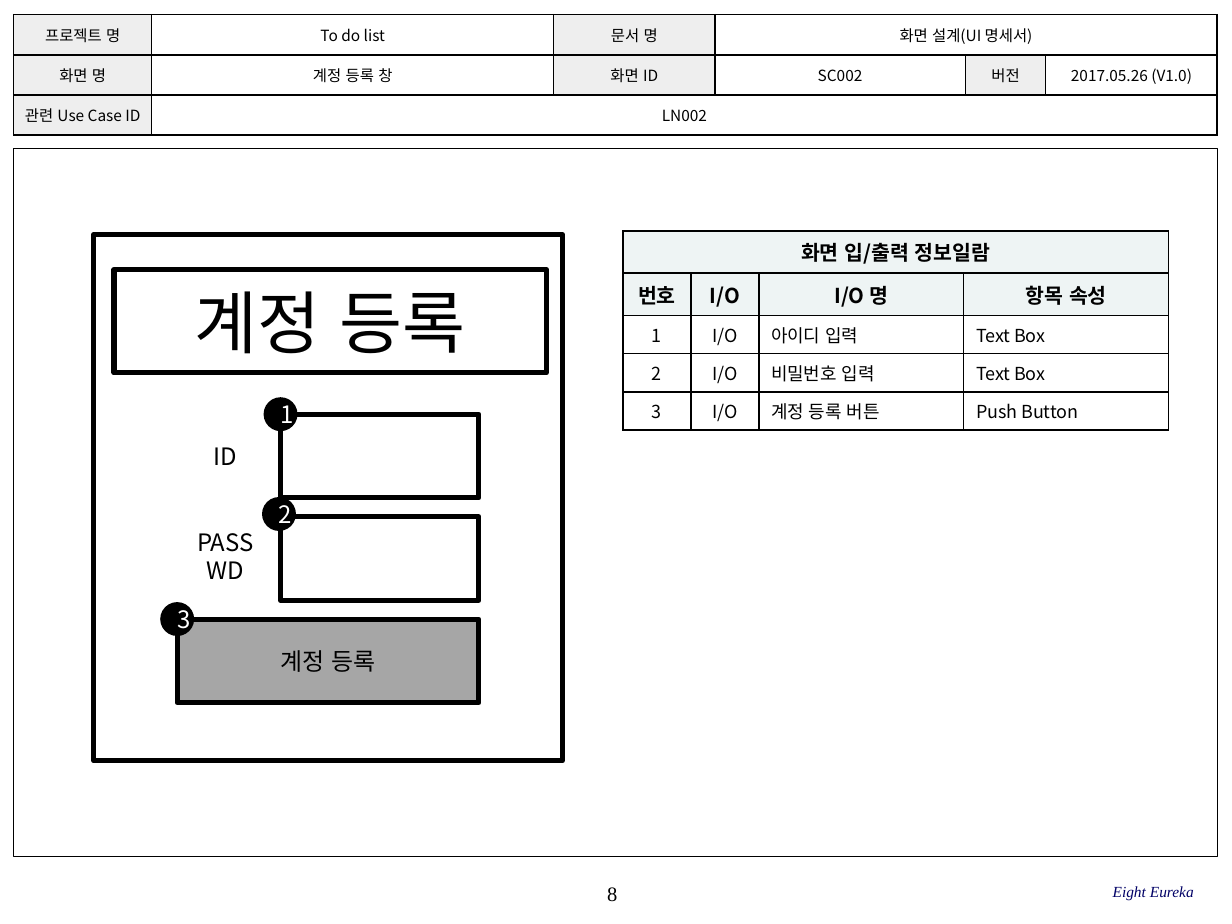
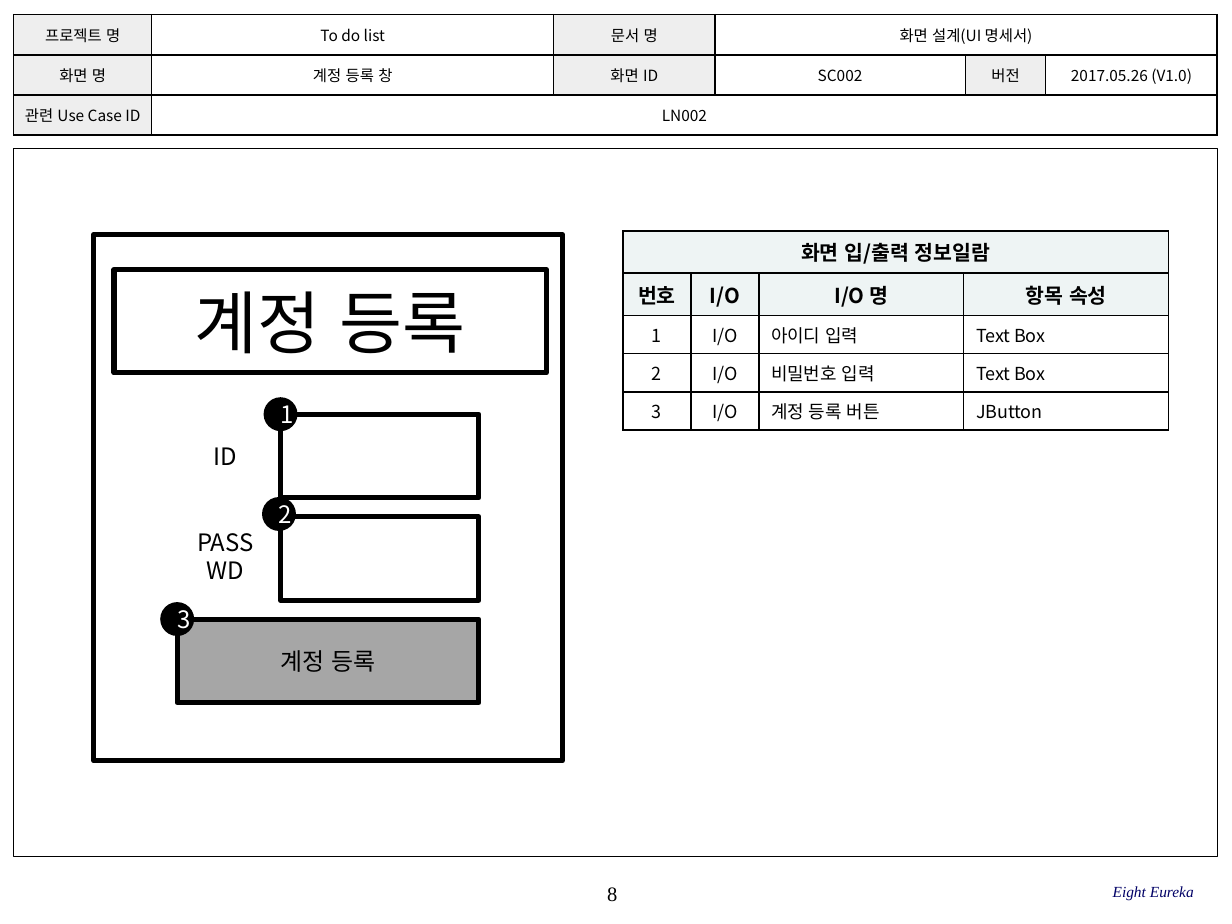
Before and after one commit to SE-admin/8, a slide deck: slide 8 of doc/3_ 설계서/UI Design Template.pptx. Drawn at 1232x924 pixels with LibreOffice and Linux fonts; fonts in the diff are those of the drawing; background and template pictures are left out. Boxes give left, top, right and bottom in pixels: in the first picture for what was removed or moved away, otherwise in the second. Text is boxed around its words. In the diff, an @@ line names an element or a change of style, - is before the commit and + after.

```diff
--- a/doc/3_ 설계서/UI Design Template.pptx
+++ b/doc/3_ 설계서/UI Design Template.pptx
@@ table at (x1=623, y1=230, x2=1168, y2=425) @@
-row 5, column 4: Push Button
+row 5, column 4: JButton
```
Also in this commit, not shown: 1 other slide changed.
